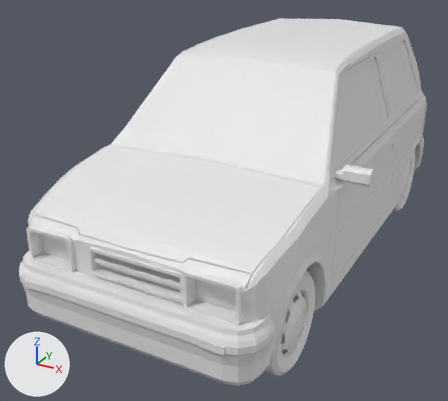
The FBX model public/models/carforge/vaz1111.fbx, before and after one commit.
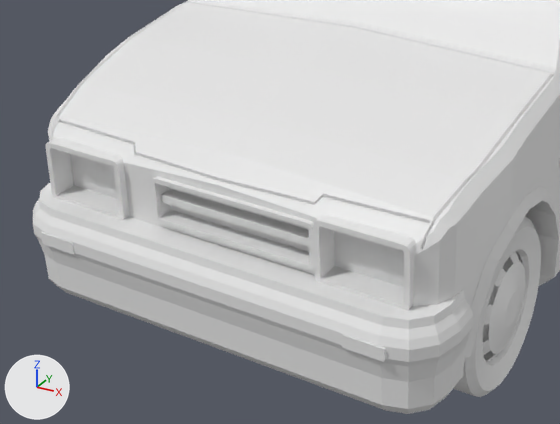
Each version is shown whole from a 50 mm lens placed at (1.57, -2.38, 2.02), pointed at (-0.17, 0.79, 0.43), then close up on the part from 0% to 73% of the width and 36% to 98% of the height. Arrows for +X, +Y and +Z are at lower left; the lights stay in place. The older version's two pictures come first. Where no turn or scale is listed for an object, it has been applied to the vertices. Vertices at exactly the same position are counted once.

The first close-up shows 'vaz1111.body', 'vaz1111.body.headlights', 'vaz1111.body.leftblinkers', 'vaz1111.wheel_fl' and 1 more.
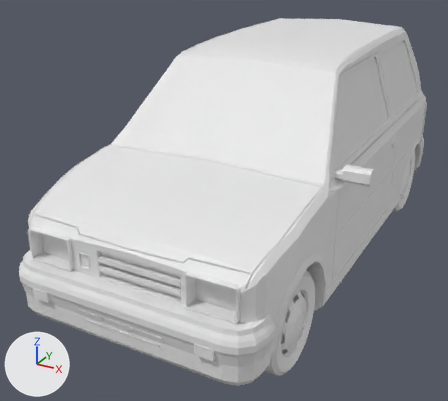
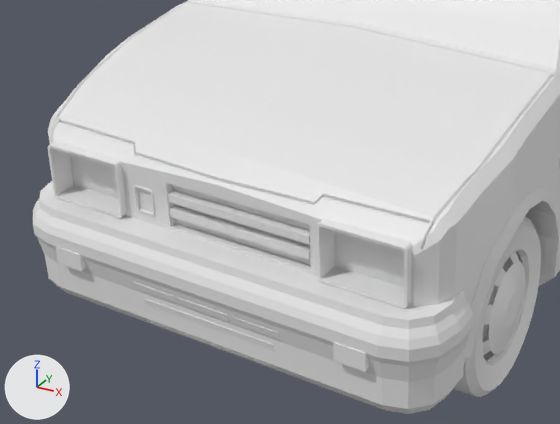
Pixel boxes [x1, y1, x2, y2] of what changed, in the close-ups (560 x 424 px; the box of a moved part takes in the faces that stretch with it):
```json
{"part": 1, "of": "me_vaz1111_body_leftblinkers", "change": "moved or reshaped", "before": [341, 335, 386, 362], "after": [333, 343, 369, 372]}
{"part": 2, "of": "me_vaz1111_body", "change": "added", "after": [170, 205, 311, 260]}
{"part": 3, "of": "me_vaz1111_body", "change": "added", "after": [168, 190, 310, 244]}
{"part": 4, "of": "me_vaz1111_body", "change": "moved or reshaped", "before": [151, 177, 314, 270], "after": [134, 185, 155, 216]}
{"part": 5, "of": "me_vaz1111_body", "change": "added", "after": [133, 282, 177, 303]}
{"part": 6, "of": "me_vaz1111_body", "change": "added", "after": [178, 298, 229, 322]}
{"part": 7, "of": "me_vaz1111_body", "change": "deleted", "before": [161, 189, 309, 247]}
{"part": 8, "of": "me_vaz1111_body", "change": "moved or reshaped", "before": [46, 137, 416, 311], "after": [48, 141, 412, 308]}
```

The change, as JSON lines over the scene's bpy script:
```json
{"block": "me_vaz1111_body_leftblinkers", "where": "# used by ob_vaz1111_body_leftblinkers; location = (0.0, 0.0, 0.0)"}
{"op": "remove", "block": "me_vaz1111_body_leftblinkers", "code": "me_vaz1111_body_leftblinkers.from_pydata(...)  # 194 vertices, 158 faces; spans x 0.44..0.69, y -0.54..2.61, z 0.4..0.69"}
{"op": "add", "block": "me_vaz1111_body_leftblinkers", "code": "me_vaz1111_body_leftblinkers.from_pydata(...)  # 194 vertices, 158 faces; spans x 0.42..0.69, y -0.54..2.61, z 0.35..0.69"}
{"block": "me_vaz1111_body_leftblinkers", "change": "me_vaz1111_body_leftblinkers part 1: the loose piece of 32 vertices spanning x 0.44..0.56, y -0.54..-0.53, z 0.4..0.44 is multiplied about its middle by the matrix ((0.758, 0.002, 0.0), (-0.029, 1.402, -0.186), (0.0, 0.006, 1.5)), then moved by (-0.04, 0.0, -0.04)"}
{"block": "me_vaz1111_body", "where": "# used by ob_vaz1111_body; location = (0.0, 0.0, 0.0)"}
{"op": "remove", "block": "me_vaz1111_body", "code": "me_vaz1111_body.from_pydata(...)  # 2783 vertices, 3953 faces; spans x -0.71..0.83, y -0.54..2.66, z 0.15..1.4"}
{"op": "add", "block": "me_vaz1111_body", "code": "me_vaz1111_body.from_pydata(...)  # 2951 vertices, 4184 faces; spans x -0.71..0.83, y -0.54..2.66, z 0.15..1.4"}
{"block": "me_vaz1111_body", "change": "me_vaz1111_body part 2: a new loose piece, a box spanning x -0.164..0.285, y -0.438..-0.408, z 0.547..0.571"}
{"block": "me_vaz1111_body", "change": "me_vaz1111_body part 3: a new loose piece, a box spanning x -0.164..0.285, y -0.438..-0.408, z 0.593..0.617"}
{"block": "me_vaz1111_body", "change": "me_vaz1111_body part 4: the loose piece of 64 vertices spanning x -0.21..0.31, y -0.45..-0.43, z 0.53..0.66 is scaled about its middle by (0.112, 0.421, 0.611), then moved by (-0.3, 0.0, -0.02)"}
{"block": "me_vaz1111_body", "change": "me_vaz1111_body part 5: a new loose piece of 32 vertices spanning x -0.24..-0.09, y -0.53..-0.52, z 0.34..0.36"}
{"block": "me_vaz1111_body", "change": "me_vaz1111_body part 6: a new loose piece of 32 vertices spanning x -0.08..0.08, y -0.53..-0.52, z 0.34..0.36"}
{"block": "me_vaz1111_body", "change": "me_vaz1111_body part 7: the loose piece of 8 vertices spanning x -0.19..0.29, y -0.44..-0.39, z 0.58..0.61 is deleted"}
{"block": "me_vaz1111_body", "change": "me_vaz1111_body part 8: 73 vertices moved from x -0.58..0.58, y -0.46..-0.4, z 0.5..0.69 to x -0.58..0.58, y -0.46..-0.41, z 0.51..0.68; 25 vertices removed from x -0.58..0.58, y -0.46..-0.4, z 0.54..0.68; 57 vertices added at x -0.57..0.57, y -0.46..-0.41, z 0.51..0.68"}
{"block": "me_vaz1111_body", "change": "other edits to the shape of me_vaz1111_body do not show in these pictures"}
```
